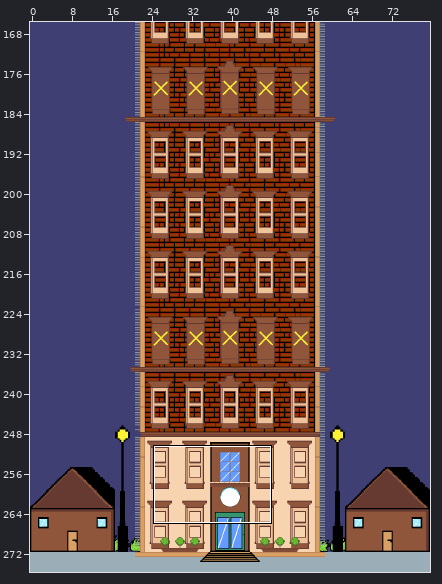
One commit to this Tiled map: assets/Gameplay.tmx. Above, an overview of the earlier version with the close-up marked.
Close-up. Earlier state:
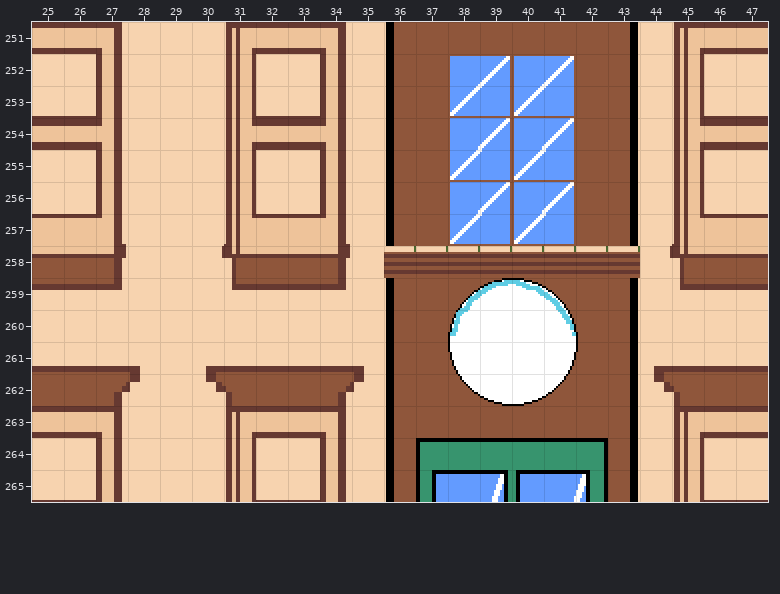
Cells are 16x16 px. Shown: x 25..47, y 251..265. The commit also changed other parts of the map, which this record leaves out. The old version is drawn lined up with the new one.
Now the later version:
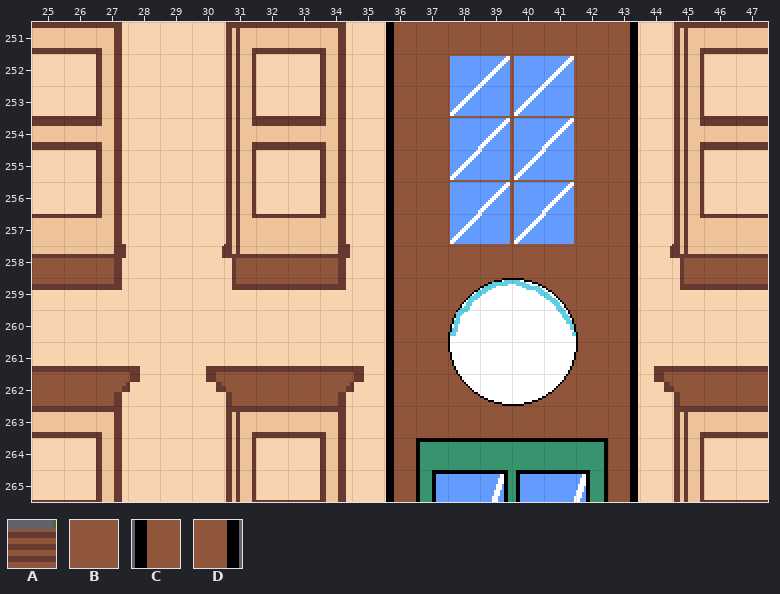
Key: from "tileset": A 914, B 1864; from "tileset2": C 1844, D 1851.
_ is an empty cell.
Difference:
{"change": "map size 80x276 -> 80x274 cells"}
{"where": "layer \"Window\""}
{"y":258,"x":36,"old":"AAAAAAAA","new":"CBBBBBBD"}
